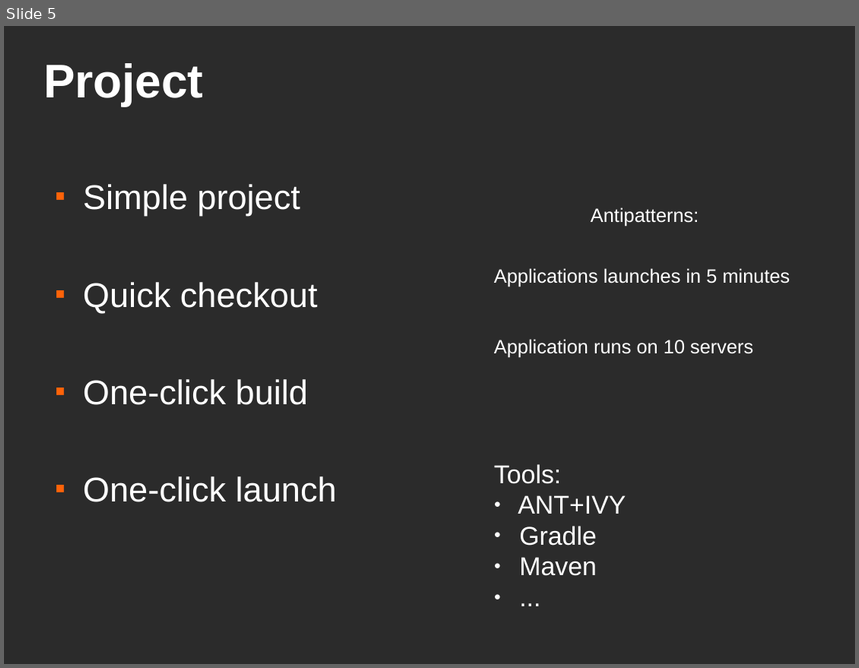
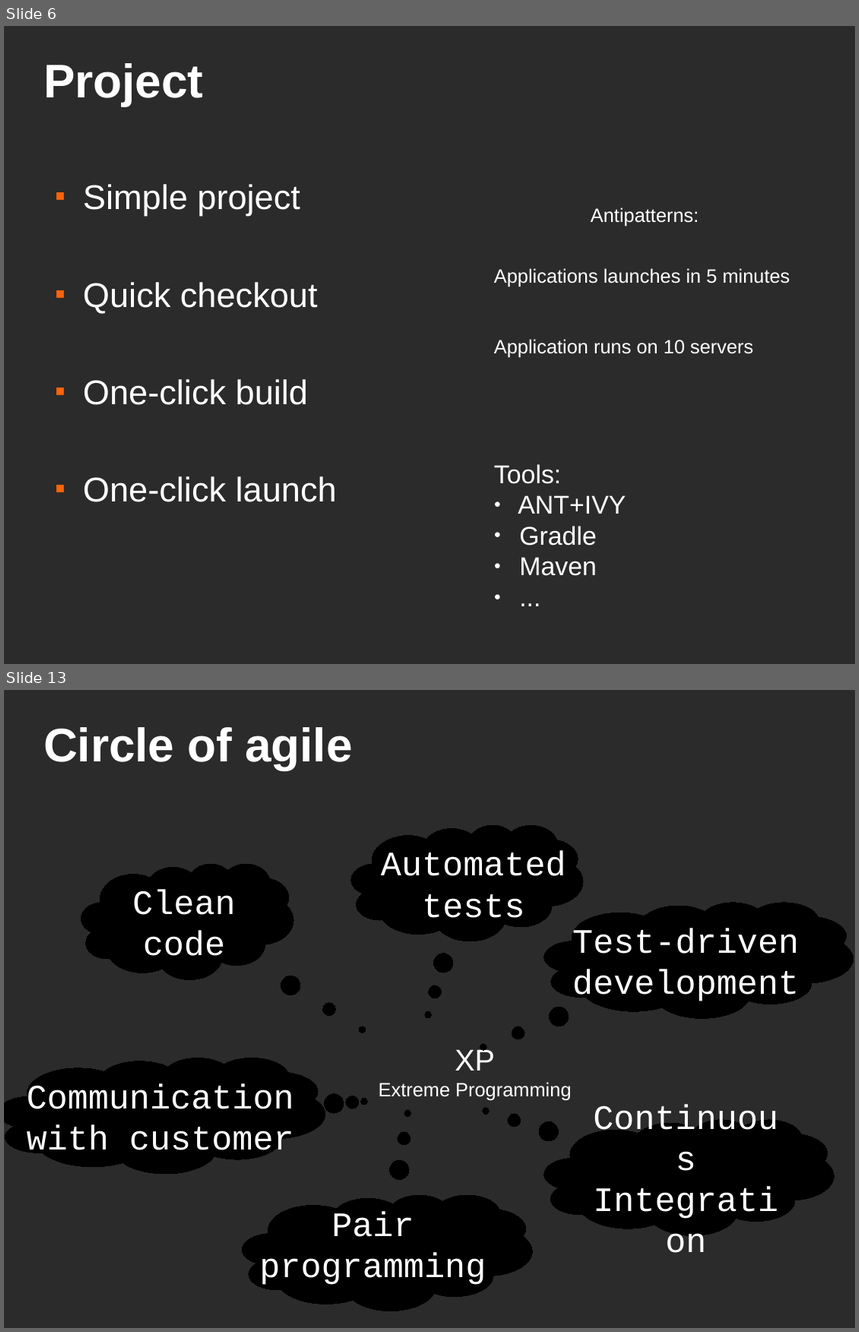
Before and after one commit to asolntsev/presentations, a slide deck: agile-technical-practices/agile-techical-practices.agile-ee.odp. Shown one above the other, each under a label of ours: slide 5 before the commit, slides 6 and 13 after it; the slides between them are not shown. The pictures are 859x668 and 859x1332 pixels, drawn with LibreOffice and Linux fonts; fonts in the diff are those of the drawing; background and template pictures are left out; a plain dark background stands for a picture behind light text. Boxes give left, top, right and bottom in pixels: in the first picture for what was removed or moved away, otherwise in the second. Text is boxed around its words. In the diff, an @@ line names an element or a change of style, - is before the commit and + after.

Commit message:
Added some tests and slides during Agile Saturday

```diff
--- a/agile-technical-practices/agile-techical-practices.agile-ee.odp
+++ b/agile-technical-practices/agile-techical-practices.agile-ee.odp
@@ slide 13 added at (4,690,855,1328), background picture (left out) @@
@@ title added at (44,727,352,771), 44 pt, text #FFFFFF, bold @@
+Circle of agile
@@ thought cloud added at (351,825,583,941), fill #000000, outline #000000 0 pt @@
@@ thought cloud added at (82,864,294,980), fill #000000, outline #000000 0 pt @@
@@ text added at (381,851,566,927), 32 pt, text #FFFFFF @@
+Automated tests
@@ text added at (132,890,235,965), 32 pt, text #FFFFFF @@
+Clean code
@@ thought cloud added at (544,902,854,1018), fill #000000, outline #000000 0 pt @@
@@ text added at (572,929,799,1004), 32 pt, text #FFFFFF @@
+Test-driven
+development
@@ text added at (379,1047,571,1100), 18 pt, text #FFFFFF @@
+XP
+Extreme Programming
@@ thought cloud added at (4,1058,325,1173), fill #000000, outline #000000 0 pt @@
@@ text added at (27,1084,294,1160), 32 pt, text #FFFFFF @@
+Communication with customer
@@ thought cloud added at (544,1119,835,1236), fill #000000, outline #000000 0 pt @@
@@ text added at (577,1138,796,1216), 32 pt, text #FFFFFF @@
+Continuous
+Integration
@@ thought cloud added at (243,1195,533,1311), fill #000000, outline #000000 0 pt @@
@@ text added at (259,1212,486,1285), 32 pt, text #FFFFFF @@
+Pair programming
@@ what was slide 5 is now slide 6 @@
```
Also in this commit, not shown: 3 slides changed, 6 other slides added, 2 slides removed, 1 other file.
